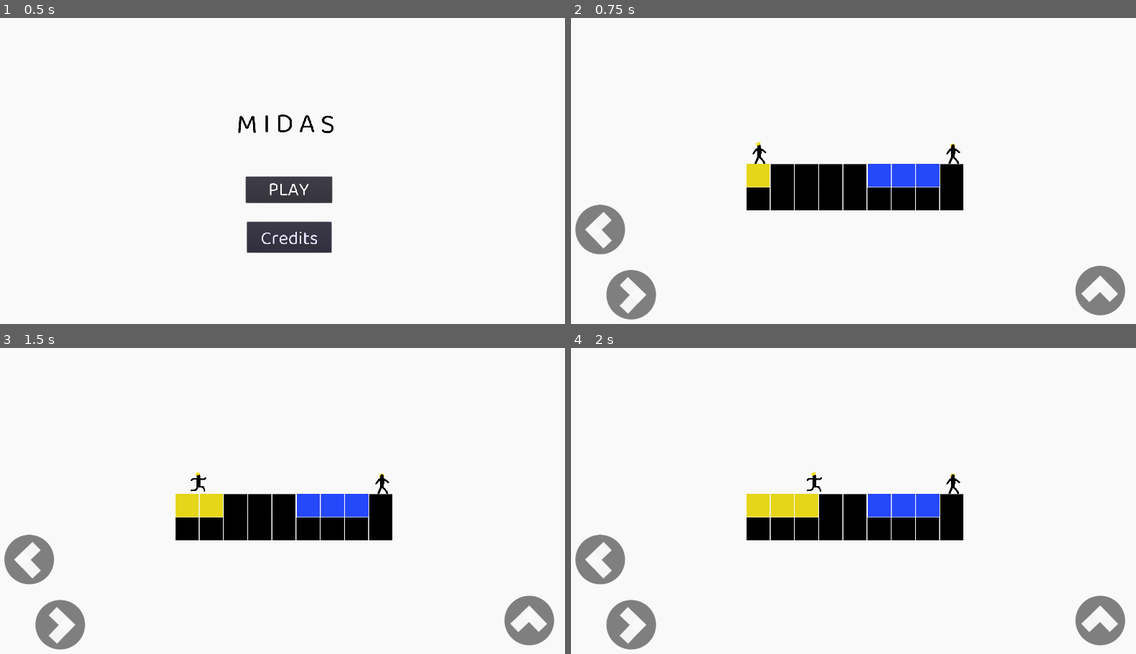
Above: before the commit, frames 1-4 (two rows, left to right).
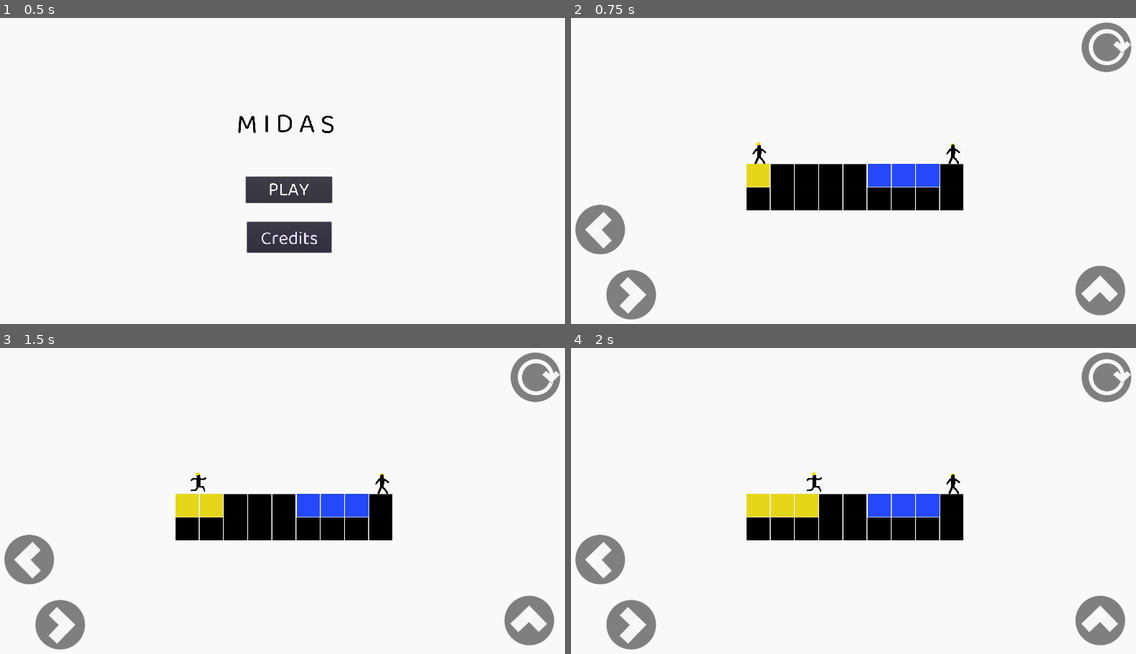
Above: after the commit, the same moments.

Repository: meburns/midas
Game: Godot game, scene res://src/Menu.tscn
Same seed, same stepped clock (60 frames per second), same inputs: the game is played once before the commit and once after it.
Inputs:
- Up to frame 1 (0.5 s): no input
- Up to frame 2 (0.75 s): click "PLAY" at 0.5 s
- Up to frame 3 (1.5 s): tap Enter (ui_accept) at 1.25 s; hold Right (move_right) from 1.28 s (still down); tap R (refresh) at 1.35 s
- Up to frame 4 (2 s): keep holding Right (move_right); tap Space (jump) at 1.52 s

Frame 1 is identical in both runs. In frame 2, 0.9% of the frame differs, in the area x 90-100%, y 1-18%; in frame 3, 0.9%; in frame 4, 0.9%.

Commit message:
Add refresh button to touch buttons

Diff:
--- a/src/TouchButtons.tscn
+++ b/src/TouchButtons.tscn
@@ -1,8 +1,9 @@
-[gd_scene load_steps=4 format=2]
+[gd_scene load_steps=5 format=2]
 
 [ext_resource path="res://assets/buttons/up_button.png" type="Texture" id=1]
 [ext_resource path="res://assets/buttons/right_button.png" type="Texture" id=2]
 [ext_resource path="res://assets/buttons/left_button.png" type="Texture" id=3]
+[ext_resource path="res://assets/buttons/reset_button.png" type="Texture" id=4]
 
 [node name="TouchButtons" type="Node2D"]
 
@@ -26,3 +27,10 @@
 normal = ExtResource( 1 )
 action = "jump"
 visibility_mode = 1
+
+[node name="TouchReset" type="TouchScreenButton" parent="."]
+modulate = Color( 0, 0, 0, 1 )
+position = Vector2( 1711.4, 33.7407 )
+normal = ExtResource( 4 )
+action = "refresh"
+visibility_mode = 1
